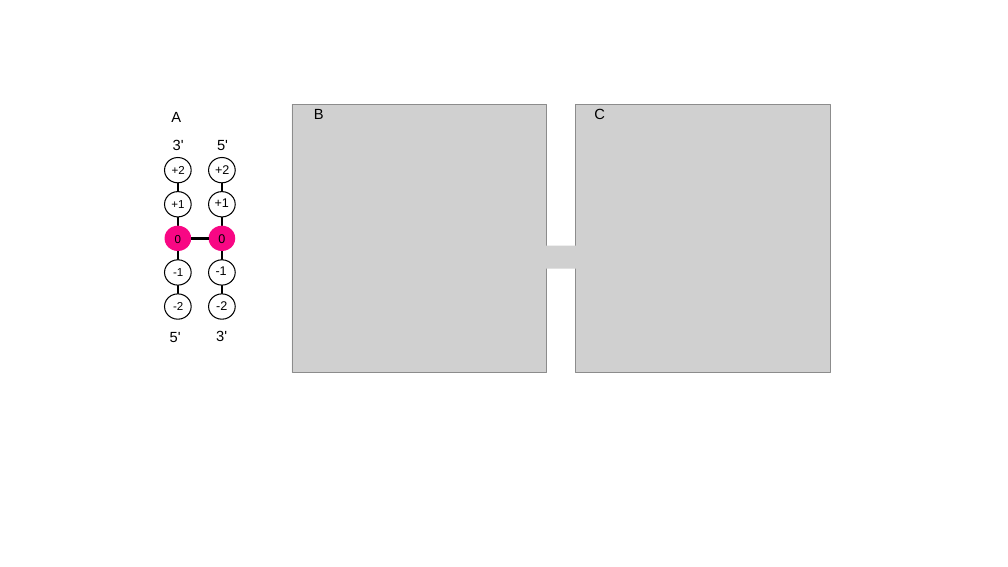
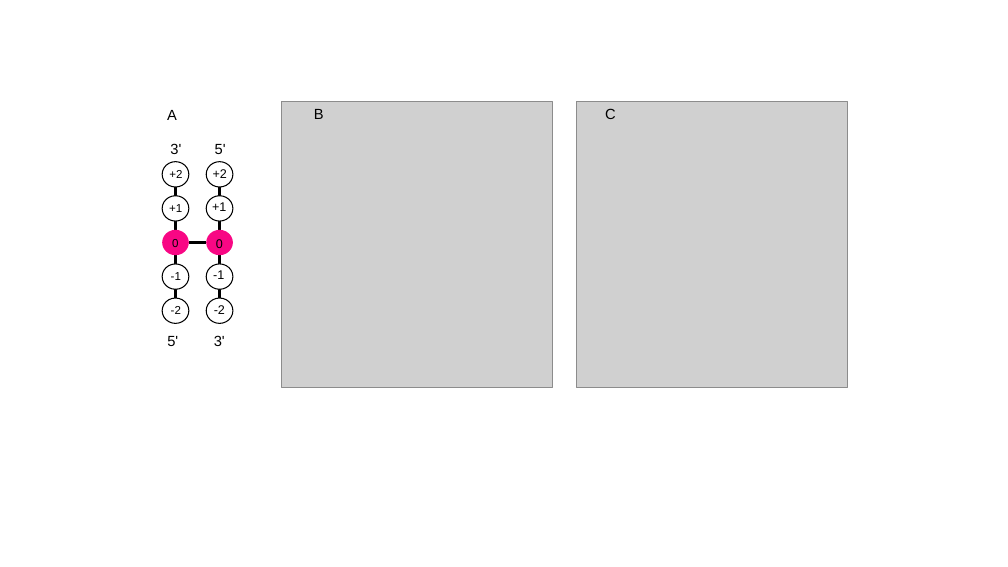
Before and after one commit to The-Bevilacqua-Lab/identifying_and_analyzing_shifted_wobble, a slide deck: slide 1 of scripts/plot_scripts/fig_6/fig_6.pptx. Drawn at 1008x567 pixels with LibreOffice and Linux fonts; fonts in the diff are those of the drawing; grey boxes stand for pictures. Boxes give left, top, right and bottom in pixels: in the first picture for what was removed or moved away, otherwise in the second. Text is boxed around its words. In the diff, an @@ line names an element or a change of style, - is before the commit and + after.

```diff
--- a/scripts/plot_scripts/fig_6/fig_6.pptx
+++ b/scripts/plot_scripts/fig_6/fig_6.pptx
@@ text "A": place and size @@
-text "A" at (171,112,181,122)
+text "A" at (167,110,177,120)
@@ picture: place and size @@
-picture at (292,104,547,373)
+picture at (282,102,554,388)
@@ picture: place and size @@
-picture at (575,104,830,373)
+picture at (576,102,848,388)
@@ text "C": place and size @@
-text "C" at (594,108,605,119)
+text "C" at (605,108,616,119)
@@ 10 ellipses, 7 texts, 2 lines: place and size @@
-10 ellipses, 7 texts, 2 lines at (165,139,235,342)
+10 ellipses, 7 texts, 2 lines at (162,143,233,346)
@@ 7 texts, 1 line: place and size @@
-7 texts, 1 line at (171,140,229,275)
+7 texts, 1 line at (169,144,226,279)
@@ picture removed at (466,246,631,268) @@
```
Also in this commit, not shown: 29 other files.
